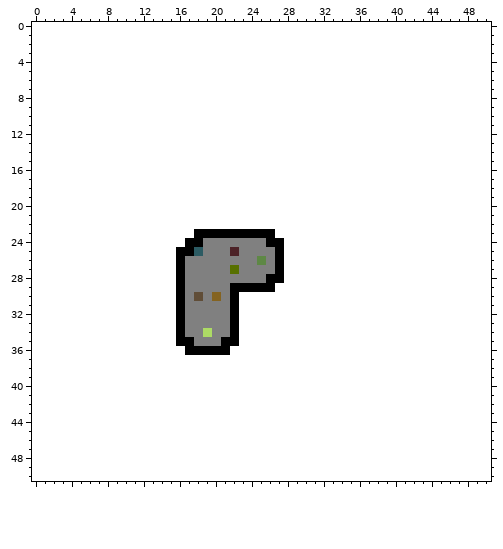
Two states of a pixel-art sprite, Assets/GameData/Levels/Fire_Sublevels/PaintedSublevels/FIRE_CKPT_02.png. Above is the file before it was changed.
The file is 51x51 pixels.
Once edited:
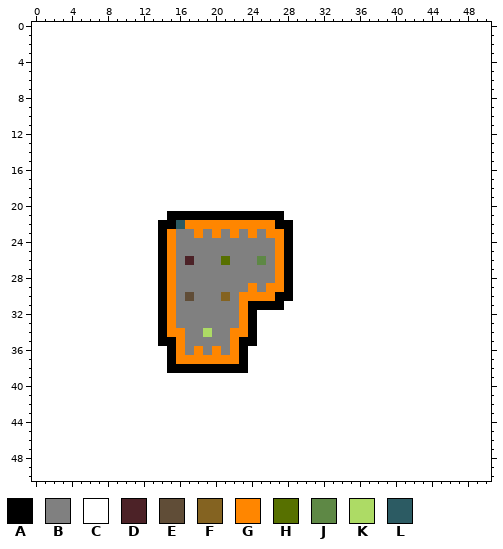
Palette (. is transparent): A #000000  B #808080  C #ffffff  D #4c2227  E #604d37  F #846321  G #ff8600  H #577000  J #5e8845  K #addb65  L #2c5b63
The edit:
Colour C becomes colour A in row 21 at x 15 to 27; in row 22 at x 14 to 15 and 27 to 28; in rows 23 to 29 at x 14 and 28; in row 30 at x 14 and 27 to 28; in row 31 at x 14 and 24 to 27; in rows 32 to 34 at x 14 and 24.
Colour C becomes colour A in row 35 at x 14 to 15 and 23 to 24; in rows 36 to 37 at x 15 and 23; in row 38 at x 15 to 23.
Colour A becomes colour B in row 23 at x 19, 21, 23 and 25; in row 24 at x 17 to 18 and 26; in row 25 at x 16 to 17; in rows 26 to 27 at x 16; in row 28 at x 16 and 26; in row 29 at x 16, 22 to 23 and 25.
Colour A becomes colour B in rows 30 to 33 at x 16 and 22; in row 35 at x 17 and 21; in row 36 at x 17, 19 and 21.
Colour C becomes colour B in row 23 at x 16 to 17; in row 24 at x 16.
Colour D becomes colour B in row 25 at x 22.
Colour E becomes colour B in row 30 at x 18.
Colour F becomes colour B in row 30 at x 20.
Colour H becomes colour B in row 27 at x 22.
Colour L becomes colour B in row 25 at x 18.
Colour B becomes colour D in row 26 at x 17.
Colour B becomes colour E in row 30 at x 17.
Colour B becomes colour F in row 30 at x 21.
Colour A becomes colour G in row 23 at x 18, 20, 22, 24 and 26; in rows 24 to 28 at x 27; in row 29 at x 24 and 26; in rows 34 to 35 at x 16 and 22; in row 36 at x 18 and 20.
Colour C becomes colour G in row 22 at x 17 to 26; in row 23 at x 15 and 27; in rows 24 to 28 at x 15; in row 29 at x 15 and 27; in row 30 at x 15 and 23 to 26; in rows 31 to 34 at x 15 and 23.
Colour C becomes colour G in row 36 at x 16 and 22; in row 37 at x 16 to 22.
Colour B becomes colour H in row 26 at x 21.
Colour C becomes colour L in row 22 at x 16.
Pixel boxes of the changes (left, top, right, bottom) in both pictures:
changed: (158, 211, 293, 373)
